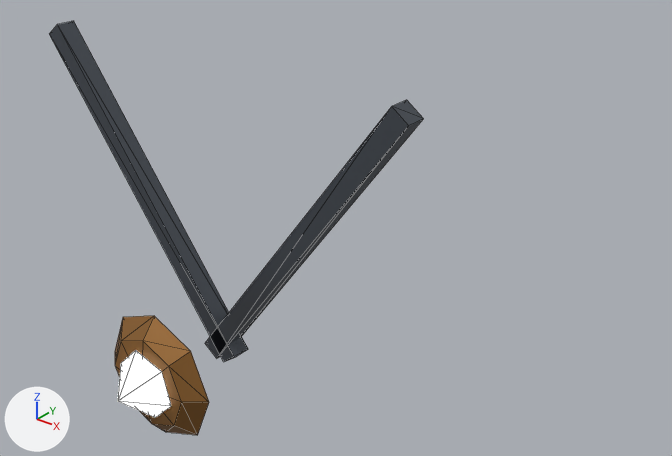
An edit to the glTF model public/assets/models/armor_amulet_common_orc.glb, drawn before and after from the same camera.
Camera for both pictures: a 50 mm camera at (26.7, -40.5, 122.1) aimed at (-0.2, -6.9, 101.2). Every picture has the same lights, and +X, +Y and +Z are marked at lower left. The picture after the commit comes second. Mesh edges are drawn as thin lines. Vertices at exactly the same position are counted once.

The older version as bpy lines, for what is in view:
```python
me_armor_amulet_common_orc__spine_03_001 = bpy.data.meshes.new('armor_amulet_common_orc__spine_03.001')
me_armor_amulet_common_orc__spine_03_001.from_pydata(...)  # 42 vertices, 68 faces; spans x -10.0..10.0, y -21.6..-14.8, z 95.9..112.0
# faces by material slot: [56, 12]
me_armor_amulet_common_orc__spine_03_001.materials.append(mat_armor_body)
me_armor_amulet_common_orc__spine_03_001.materials.append(mat_armor_glow)
ob_armor_amulet_common_orc__spine_03 = bpy.data.objects.new('armor_amulet_common_orc__spine_03', me_armor_amulet_common_orc__spine_03_001)
ob_armor_amulet_common_orc__spine_03.location = (0.0, 0.0, 0.0)
```
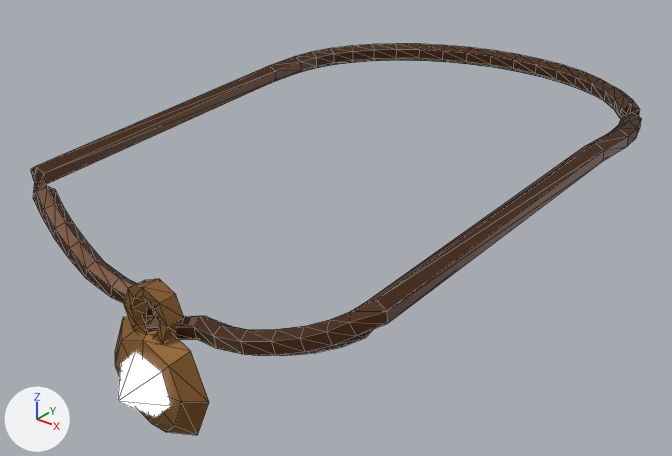
Where the change shows, as pixel boxes (x1, y1, x2, y2) in the pictures (672 x 456 px):
'armor_amulet_common_orc__spine_03', reshaped (63% wider): before (49, 21, 423, 435); after (31, 44, 641, 435)
part 1 of me_armor_amulet_common_orc__spine_03_001, added (brown): after (124, 279, 184, 344)
part 2 of me_armor_amulet_common_orc__spine_03_001, deleted: before (49, 21, 248, 362)
part 3 of me_armor_amulet_common_orc__spine_03_001, deleted: before (205, 100, 423, 358)
part 4 of me_armor_amulet_common_orc__spine_03_001, built on: before (121, 316, 190, 351); after (31, 44, 641, 356)

The change, as a diff of the scene's bpy script:
```diff
--- a/public/assets/models/armor_amulet_common_orc.glb.py
+++ b/public/assets/models/armor_amulet_common_orc.glb.py
@@ me_armor_amulet_common_orc__spine_03_001 @@
 # used by ob_armor_amulet_common_orc__spine_03; location = (0.0, 0.0, 0.0)
-me_armor_amulet_common_orc__spine_03_001.from_pydata(...)  # 42 vertices, 68 faces; spans x -10.0..10.0, y -21.6..-14.8, z 95.9..112.0
+me_armor_amulet_common_orc__spine_03_001.from_pydata(...)  # 298 vertices, 588 faces; spans x -11.0..11.0, y -21.6..11.4, z 95.9..106.5
+# me_armor_amulet_common_orc__spine_03_001 part 1: a new loose piece of 32 vertices spanning x -1.4..1.4, y -19.7..-18.8, z 100.8..103.5, in mat_armor_body
+# me_armor_amulet_common_orc__spine_03_001 part 2: the loose piece of 8 vertices spanning x -10.0..1.0, y -15.7..-14.8, z 97.9..112.0 is deleted
+# me_armor_amulet_common_orc__spine_03_001 part 3: the loose piece of 8 vertices spanning x -1.0..10.0, y -15.7..-14.8, z 97.9..112.0 is deleted
+# me_armor_amulet_common_orc__spine_03_001 part 4
+# 5 faces are deleted
+# 173 vertices are added at x -11.0..11.0, y -19.7..11.4, z 100.8..106.5
+# 50 new vertices lie (0.0, 0.0, 0.5) away from vertices in x -11.0..11.0, y -19.7..11.4, z 101.1..105.7
+# 9 new vertices lie (0.1, 0.5, -0.3) away from vertices in x -1.8..9.6, y -18.8..10.0, z 101.2..105.7
+# 8 new vertices lie (0.1, -0.5, 0.3) away from vertices in x -9.7..1.7, y -18.3..-17.6, z 100.9..103.9
+# 485 new faces join them, mat_armor_body
 me_armor_amulet_common_orc__spine_03_001.materials.append(mat_armor_body)
```
